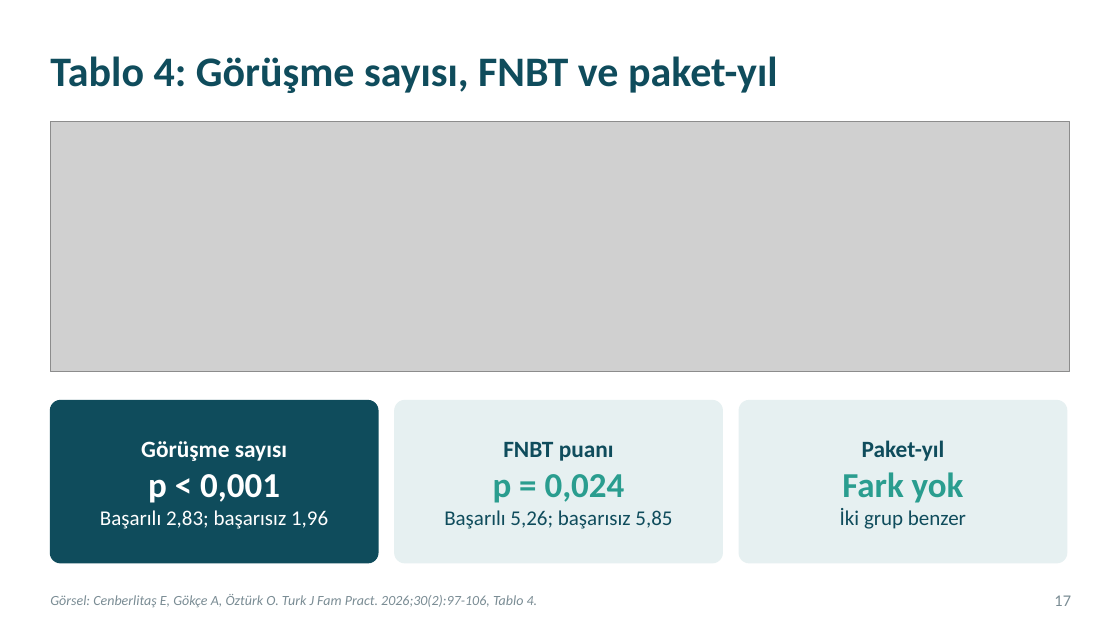
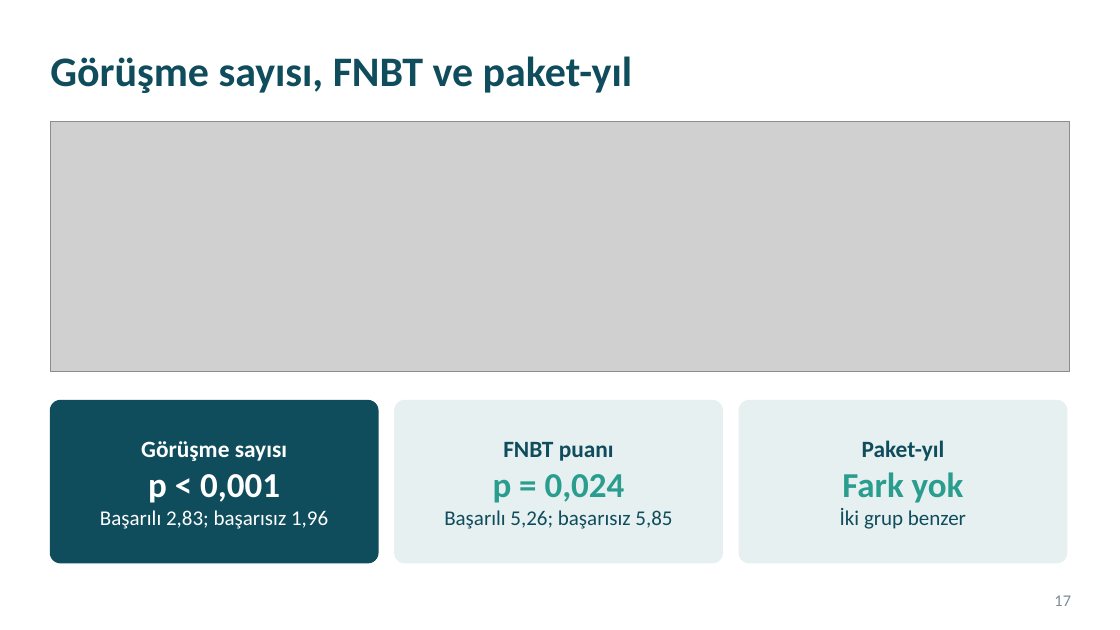
Before and after one commit to kiranahmet/Claude, a slide deck: slide 17 of Sunumlar/Makale_Sunumu_Sigara_Birakma.pptx. Drawn at 1120x630 pixels with LibreOffice and Linux fonts; fonts in the diff are those of the drawing; grey boxes stand for pictures. Boxes give left, top, right and bottom in pixels: in the first picture for what was removed or moved away, otherwise in the second. Text is boxed around its words. In the diff, an @@ line names an element or a change of style, - is before the commit and + after.

```diff
--- a/Sunumlar/Makale_Sunumu_Sigara_Birakma.pptx
+++ b/Sunumlar/Makale_Sunumu_Sigara_Birakma.pptx
@@ title at box(50, 56, 633, 93): text changed @@
-Tablo 4: Görüşme sayısı, FNBT ve paket-yıl
+Görüşme sayısı, FNBT ve paket-yıl
@@ text removed at box(50, 594, 538, 607) @@
-Görsel: Cenberlitaş E, Gökçe A, Öztürk O. Turk J Fam Pract. 2026;30(2):97-106, Tablo 4.
```
Also in this commit, not shown: 23 other slides changed, 1 slide added, 1 slide removed, 2 other files.
